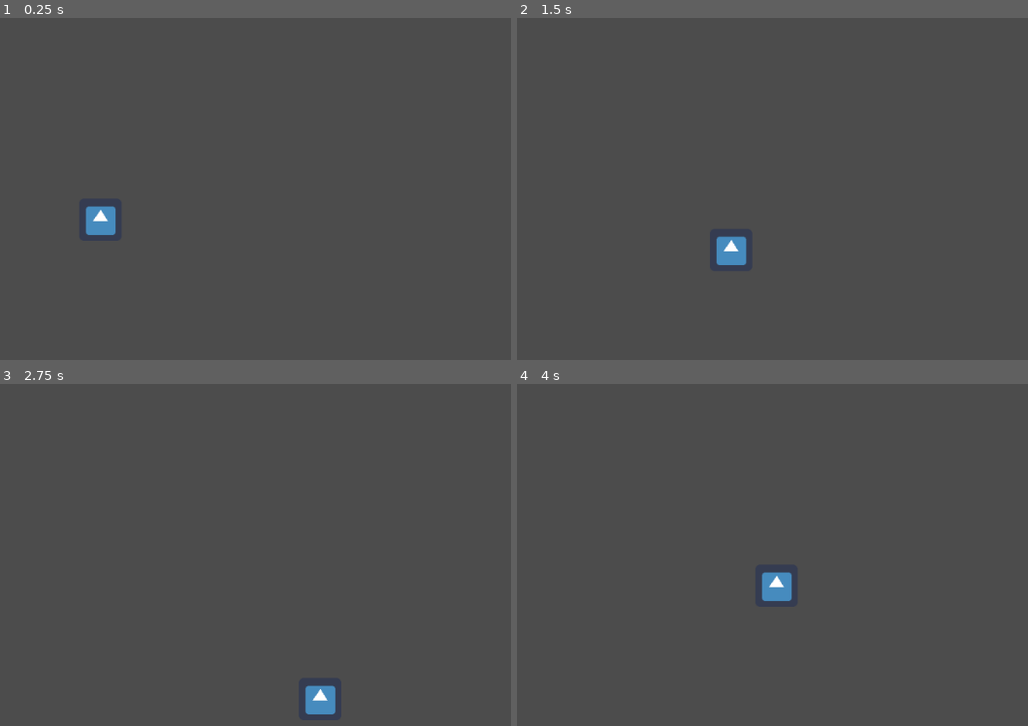
Above: before the commit, frames 1-4 (two rows, left to right).
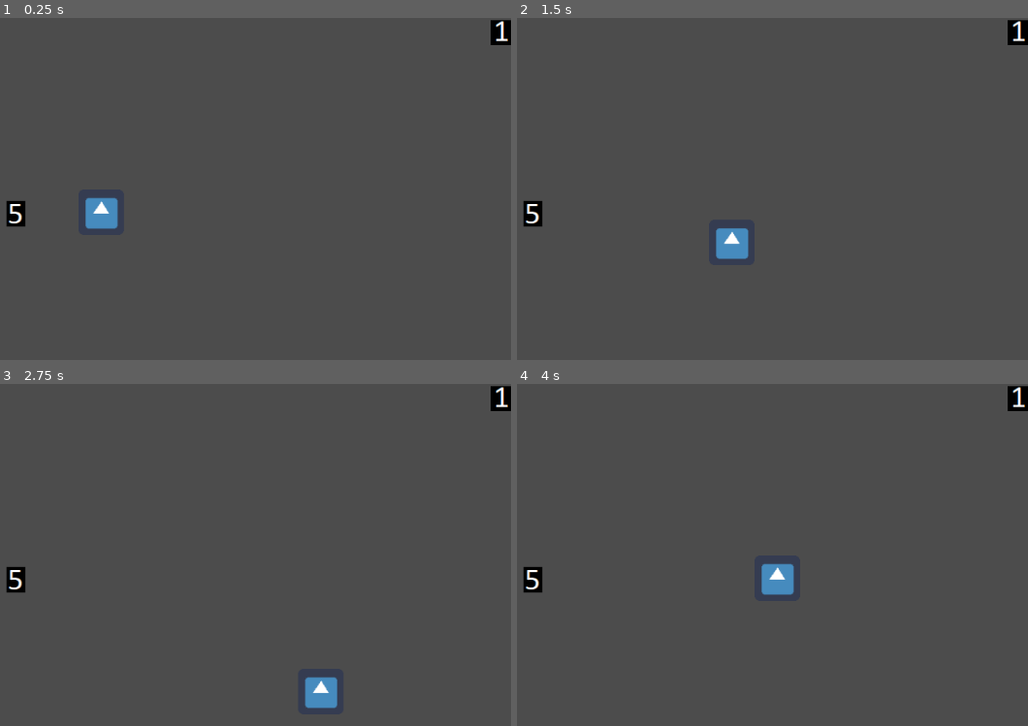
Above: after the commit, the same moments.

Repository: ldahleen54/gmtk2022
Game: Godot game, scene res://scene1.tscn
The game is run twice, just before and just after one commit, with the same random seed, the same clock (stepped at 60 frames per second) and the same inputs. The engine's default icon, where the game draws it, is replaced by a stand-in: a white triangle on a blue panel in a dark square.
Inputs:
- Up to frame 1 (0.25 s): no input
- Up to frame 2 (1.5 s): tap Enter at 0.5 s; hold Right (ui_right) 0.53-1.28 s; hold Down (ui_down) from 1.28 s (still down)
- Up to frame 3 (2.75 s): release Down (ui_down) at 2.03 s; hold Right (ui_right) from 2.03 s (still down)
- Up to frame 4 (4 s): release Right (ui_right) at 2.78 s; hold Up (ui_up) 2.78-3.53 s; hold Left (ui_left) from 3.53 s (still down)

The runs differ from the first frame. In frame 1, 1.0% of the frame differs, in the area x 1-100%, y 0-64%; in frame 2, 1.0%; in frame 3, 1.0%; in frame 4, 1.0%.

Commit message:
WIP Saving for restart

Diff:
--- a/PlayerMovement.gd
+++ b/PlayerMovement.gd
@@ -5,8 +5,6 @@
 # Declare member variables here. Examples:
 var _up
 var _down
-
-onready var _screen_size_y = get_viewport_rect().size.y
 
 var velocity = Vector2()
 
@@ -31,7 +29,12 @@
 	get_input()
 	velocity = move_and_slide(velocity)
 
+func _on_LeftTeleporter_body_entered(body):
+	if body.name == "PlayerBody":
+		get_tree().change_scene("res://scene2.tscn")
 
-# Called every frame. 'delta' is the elapsed time since the previous frame.
-#func _process(delta):
-#	pass
+
+func _on_RightTeleporter_body_entered(body):
+	print("right teleporter collision")
+	if body.name == "PlayerBody":
+		get_tree().change_scene("res://scene1.tscn")
--- a/scene1.tscn
+++ b/scene1.tscn
@@ -1,17 +1,49 @@
-[gd_scene load_steps=3 format=2]
+[gd_scene load_steps=8 format=2]
 
+[ext_resource path="res://assets/5.PNG" type="Texture" id=1]
 [ext_resource path="res://icon.png" type="Texture" id=2]
 [ext_resource path="res://PlayerMovement.gd" type="Script" id=3]
+[ext_resource path="res://assets/1.PNG" type="Texture" id=5]
+
+[sub_resource type="RectangleShape2D" id=3]
+extents = Vector2( 34, 28.5 )
+
+[sub_resource type="GDScript" id=4]
+script/source = "extends Area2D
+
+"
+
+[sub_resource type="RectangleShape2D" id=2]
+extents = Vector2( 12, 16.5 )
 
 [node name="Node2D" type="Node2D"]
 
-[node name="KinematicBody2D" type="KinematicBody2D" parent="."]
+[node name="PlayerBody" type="KinematicBody2D" parent="."]
 script = ExtResource( 3 )
 
-[node name="Sprite" type="Sprite" parent="KinematicBody2D"]
-position = Vector2( 482, 267 )
-scale = Vector2( 0.875, 0.875 )
+[node name="Sprite" type="Sprite" parent="PlayerBody"]
+position = Vector2( 483, 257 )
+scale = Vector2( 0.9375, 0.9375 )
 texture = ExtResource( 2 )
 
-[node name="CollisionShape2D" type="CollisionShape2D" parent="KinematicBody2D"]
-position = Vector2( -6.10352e-05, 0 )
+[node name="CollisionShape2D" type="CollisionShape2D" parent="PlayerBody"]
+position = Vector2( 484, 255.5 )
+shape = SubResource( 3 )
+
+[node name="LeftTeleporter" type="Area2D" parent="."]
+position = Vector2( 343, 256 )
+script = SubResource( 4 )
+
+[node name="CollisionShape2D" type="CollisionShape2D" parent="LeftTeleporter"]
+position = Vector2( 27, 3.5 )
+shape = SubResource( 2 )
+
+[node name="Sprite" type="Sprite" parent="LeftTeleporter"]
+position = Vector2( 28, 3 )
+texture = ExtResource( 1 )
+
+[node name="1" type="Sprite" parent="."]
+position = Vector2( 1011, 19 )
+texture = ExtResource( 5 )
+
+[connection signal="body_entered" from="LeftTeleporter" to="PlayerBody" method="_on_LeftTeleporter_body_entered"]
--- /dev/null
+++ b/scene2.tscn
@@ -0,0 +1,49 @@
+[gd_scene load_steps=8 format=2]
+
+[ext_resource path="res://assets/2.PNG" type="Texture" id=1]
+[ext_resource path="res://assets/4.PNG" type="Texture" id=2]
+[ext_resource path="res://PlayerMovement.gd" type="Script" id=3]
+[ext_resource path="res://icon.png" type="Texture" id=5]
+
+[sub_resource type="CircleShape2D" id=1]
+radius = 26.0192
+
+[sub_resource type="GDScript" id=4]
+script/source = "extends Area2D
+
+"
+
+[sub_resource type="RectangleShape2D" id=2]
+extents = Vector2( 12, 16.5 )
+
+[node name="Node2D" type="Node2D"]
+
+[node name="2" type="Sprite" parent="."]
+position = Vector2( 1004, 21 )
+texture = ExtResource( 1 )
+
+[node name="PlayerBody" type="KinematicBody2D" parent="."]
+script = ExtResource( 3 )
+
+[node name="Sprite" type="Sprite" parent="PlayerBody"]
+position = Vector2( 483, 257 )
+scale = Vector2( 0.9375, 0.9375 )
+texture = ExtResource( 5 )
+
+[node name="CollisionShape2D" type="CollisionShape2D" parent="PlayerBody"]
+position = Vector2( 483, 258 )
+shape = SubResource( 1 )
+
+[node name="RightTeleporter" type="Area2D" parent="."]
+position = Vector2( 576, 257 )
+script = SubResource( 4 )
+
+[node name="CollisionShape2D" type="CollisionShape2D" parent="RightTeleporter"]
+position = Vector2( 27, 3.5 )
+shape = SubResource( 2 )
+
+[node name="Sprite" type="Sprite" parent="RightTeleporter"]
+position = Vector2( 28, 3 )
+texture = ExtResource( 2 )
+
+[connection signal="body_entered" from="RightTeleporter" to="PlayerBody" method="_on_RightTeleporter_body_entered"]
Not shown, added: changescene.txt
